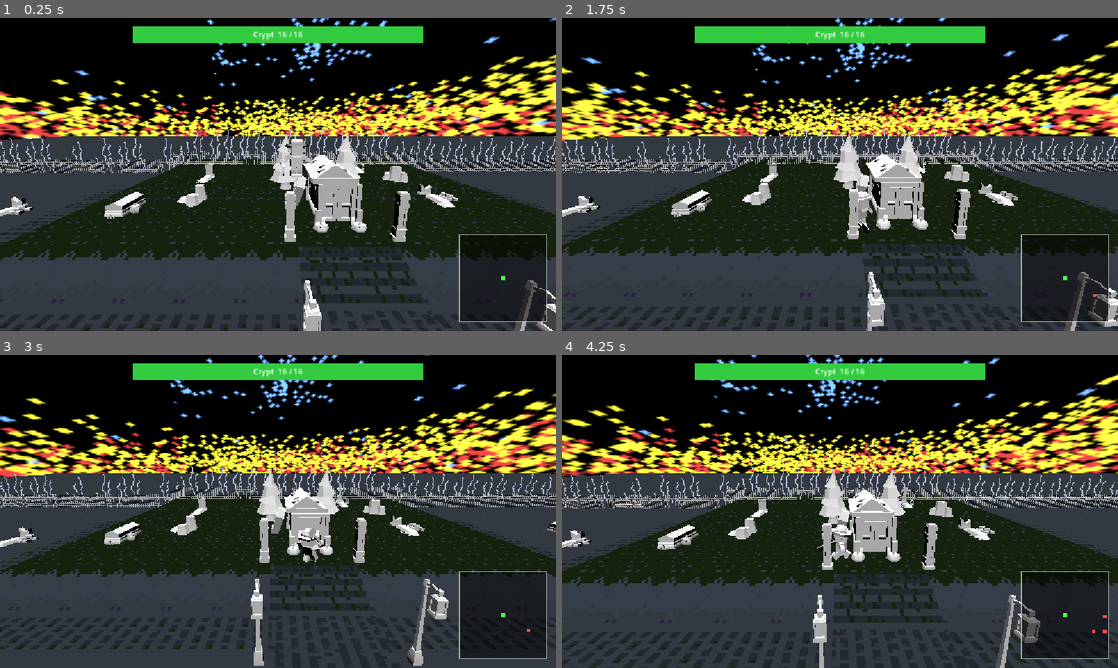
Above: before the commit, frames 1-4 (two rows, left to right).
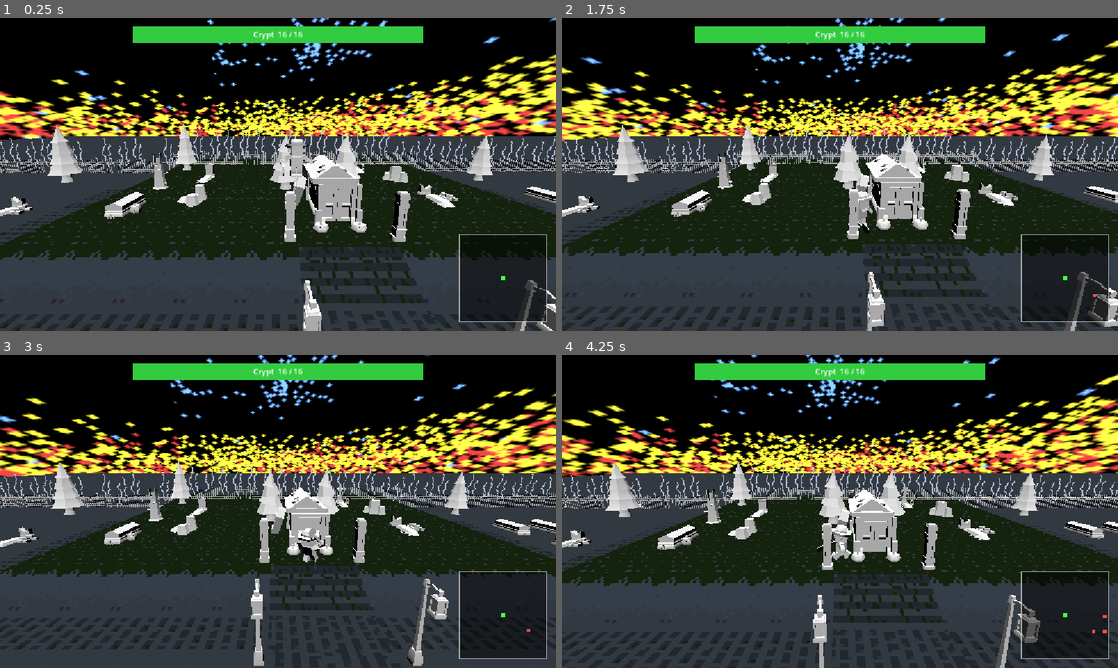
Above: after the commit, the same moments.

Repository: Hammster/GameJam-Oct-2026
Game: Godot game, scene res://Game.tscn
Same seed, same stepped clock (60 frames per second), same inputs: the game is played once before the commit and once after it.
Inputs:
- Up to frame 1 (0.25 s): no input
- Up to frame 2 (1.75 s): hold D (move_right) 0.53-1.28 s; tap Space (attack) at 0.6, 1.35 s; hold S (move_back) from 1.28 s (still down)
- Up to frame 3 (3 s): release S (move_back) at 2.03 s; hold D (move_right) 2.03-2.78 s; tap Space (attack) at 2.1, 2.85 s; hold W (move_forward) from 2.78 s (still down)
- Up to frame 4 (4.25 s): release W (move_forward) at 3.53 s; hold A (move_left) from 3.53 s (still down); tap Space (attack) at 3.6 s

The runs differ from the first frame. In frame 1, 1.6% of the frame differs, in the area x 8-100%, y 33-60%; in frame 2, 1.5%; in frame 3, 1.5%; in frame 4, 1.6%, in the area x 7-100%, y 34-59%.

Commit message:
more graves and more trees

Diff:
--- a/Graveyard.tscn
+++ b/Graveyard.tscn
@@ -17,6 +17,7 @@
 [ext_resource type="PackedScene" uid="uid://cj4gka2w226uv" path="res://Assets/trunk.fbx" id="13_os2k2"]
 [ext_resource type="PackedScene" uid="uid://bmfwuso3ke3ld" path="res://Assets/pine-crooked.fbx" id="14_6i5qi"]
 [ext_resource type="PackedScene" uid="uid://ctesasx5pcse4" path="res://Assets/crypt-door.fbx" id="15_6i5qi"]
+[ext_resource type="PackedScene" uid="uid://c66inanxi5w4y" path="res://Assets/trunk-long.fbx" id="16_8nyfr"]
 [ext_resource type="PackedScene" uid="uid://bh4firrnq608o" path="res://Grave_6.tscn" id="17_2elqf"]
 [ext_resource type="PackedScene" uid="uid://dl4se07k1khdk" path="res://Assets/coffin.fbx" id="18_uuyvw"]
 [ext_resource type="PackedScene" uid="uid://dxdl7kk4npxky" path="res://Grave_7.tscn" id="19_s35ek"]
@@ -349,7 +350,7 @@
 transform = Transform3D(1, 0, 0, 0, 1, 0, 0, 0, 1, -10.852982, -4.7683716e-07, -1.8075218)
 
 [node name="Node3D9" parent="AuxScene" unique_id=1777201276 instance=ExtResource("7_ytjh1")]
-transform = Transform3D(1, 0, 0, 0, 1, 0, 0, 0, 1, 4.136343, 0.36261225, 5.3813562)
+transform = Transform3D(1, 0, 0, 0, 1, 0, 0, 0, 1, 4.1166625, 0.36261225, 5.1588116)
 
 [node name="Node3D3" parent="AuxScene" unique_id=2095993291 instance=ExtResource("8_nndg0")]
 transform = Transform3D(1, 0, 0, 0, 1, 0, 0, 0, 1, -12.702072, -4.7683716e-07, 0.46835732)
@@ -364,16 +365,34 @@
 transform = Transform3D(1, 0, 0, 0, 1, 0, 0, 0, 1, 9.363154, 0, 4.851734)
 
 [node name="Node3D26" parent="AuxScene" unique_id=1148438606 instance=ExtResource("8_nndg0")]
-transform = Transform3D(1, 0, 0, 0, 1, 0, 0, 0, 1, 9.363154, 0.56112814, -1.095284)
+transform = Transform3D(1, 0, 0, 0, 1, 0, 0, 0, 1, 9.844576, 0.018393278, -1.2632055)
+
+[node name="Node3D27" parent="AuxScene" unique_id=556740407 instance=ExtResource("8_nndg0")]
+transform = Transform3D(1, 0, 0, 0, 1, 0, 0, 0, 1, 11.211647, 0.018393278, -1.2926474)
+
+[node name="Node3D28" parent="AuxScene" unique_id=990200939 instance=ExtResource("8_nndg0")]
+transform = Transform3D(1, 0, 0, 0, 1, 0, 0, 0, 1, 12.767052, 0.018392801, -1.3042326)
+
+[node name="Node3D29" parent="AuxScene" unique_id=1094584862 instance=ExtResource("8_nndg0")]
+transform = Transform3D(1, 0, 0, 0, 1, 0, 0, 0, 1, 14.229811, 0.018392801, -1.334425)
+
+[node name="Node3D30" parent="AuxScene" unique_id=1721150270 instance=ExtResource("8_nndg0")]
+transform = Transform3D(1, 0, 0, 0, 1, 0, 0, 0, 1, 14.252953, 0.018392324, -3.380352)
+
+[node name="Node3D31" parent="AuxScene" unique_id=872342368 instance=ExtResource("8_nndg0")]
+transform = Transform3D(1, 0, 0, 0, 1, 0, 0, 0, 1, 12.730097, 0.018392801, -3.4396353)
+
+[node name="Node3D32" parent="AuxScene" unique_id=1754537072 instance=ExtResource("8_nndg0")]
+transform = Transform3D(1, 0, 0, 0, 1, 0, 0, 0, 1, 11.25878, 0.018393755, -3.4050827)
+
+[node name="Node3D33" parent="AuxScene" unique_id=1261382419 instance=ExtResource("8_nndg0")]
+transform = Transform3D(1, 0, 0, 0, 1, 0, 0, 0, 1, 9.78116, 0.018393278, -3.465005)
 
 [node name="Node3D22" parent="AuxScene" unique_id=990909177 instance=ExtResource("8_nndg0")]
 transform = Transform3D(1, 0, 0, 0, 1, 0, 0, 0, 1, 10.676063, 0, 4.851734)
 
-[node name="Node3D25" parent="AuxScene" unique_id=2109422293 instance=ExtResource("8_nndg0")]
-transform = Transform3D(1, 0, 0, 0, 1, 0, 0, 0, 1, 16.981333, 0, 4.851734)
-
 [node name="Node3D20" parent="AuxScene" unique_id=1250755621 instance=ExtResource("8_nndg0")]
-transform = Transform3D(1, 0, 0, 0, 1, 0, 0, 0, 1, 9.871713, -4.7683716e-07, 0.5649471)
+transform = Transform3D(1, 0, 0, 0, 1, 0, 0, 0, 1, 9.874286, -4.7683716e-07, 0.66259336)
 
 [node name="Node3D21" parent="AuxScene" unique_id=724029171 instance=ExtResource("8_nndg0")]
 transform = Transform3D(1, 0, 0, 0, 1, 0, 0, 0, 1, -4.7057867, 0.502686, -1.1627207)
@@ -423,6 +442,24 @@
 [node name="pine-crooked" parent="AuxScene" unique_id=1656551568 instance=ExtResource("14_6i5qi")]
 transform = Transform3D(1, 0, 0, 0, 1, 0, 0, 0, 1, -12.048329, 0.002711773, -0.9269997)
 
+[node name="pine-crooked4" parent="AuxScene" unique_id=2102082062 instance=ExtResource("14_6i5qi")]
+transform = Transform3D(1, 0, 0, 0, 1, 0, 0, 0, 1, -18.068031, 0.0027122498, -6.474735)
+
+[node name="pine-crooked5" parent="AuxScene" unique_id=671615912 instance=ExtResource("14_6i5qi")]
+transform = Transform3D(1, 0, 0, 0, 1, 0, 0, 0, 1, -18.52391, 0.0027122498, -5.0261474)
+
+[node name="pine-crooked6" parent="AuxScene" unique_id=1469629756 instance=ExtResource("14_6i5qi")]
+transform = Transform3D(1, 0, 0, 0, 1, 0, 0, 0, 1, -17.903393, 0.0027122498, -3.271953)
+
+[node name="pine-crooked7" parent="AuxScene" unique_id=841040293 instance=ExtResource("14_6i5qi")]
+transform = Transform3D(1, 0, 0, 0, 1, 0, 0, 0, 1, -18.59948, 0.0027122498, -2.2903867)
+
+[node name="pine-crooked8" parent="AuxScene" unique_id=2002021330 instance=ExtResource("14_6i5qi")]
+transform = Transform3D(1, 0, 0, 0, 1, 0, 0, 0, 1, -17.76771, 0.0027122498, -0.5663209)
+
+[node name="pine-crooked9" parent="AuxScene" unique_id=65472175 instance=ExtResource("14_6i5qi")]
+transform = Transform3D(1, 0, 0, 0, 1, 0, 0, 0, 1, -17.895096, 0.0027127266, 3.9648647)
+
 [node name="pine-crooked2" parent="AuxScene" unique_id=2015992184 instance=ExtResource("14_6i5qi")]
 transform = Transform3D(1, 0, 0, 0, 1, 0, 0, 0, 1, -0.13155365, 0.49981737, -3.1506557)
 
@@ -434,6 +471,9 @@
 
 [node name="crypt-door2" parent="AuxScene" unique_id=260360350 instance=ExtResource("15_6i5qi")]
 transform = Transform3D(0.017174428, 0, -0.99985254, 0, 1, 0, 0.99985254, 0, 0.017174428, -17.141666, 0.06456615, 2.1648216)
+
+[node name="trunk-long" parent="AuxScene" unique_id=1839593220 instance=ExtResource("16_8nyfr")]
+transform = Transform3D(1, 0, 0, 0, 1, 0, 0, 0, 1, -4.8112144, 0.50012684, -3.265675)
 
 [node name="StaticBody3D" type="StaticBody3D" parent="." unique_id=2125060616]
 
@@ -519,13 +559,13 @@
 transform = Transform3D(1, 0, 0, 0, 1, 0, 0, 0, 1, 11.367279, -0.01853323, 0.9131756)
 
 [node name="Node3D11" parent="." unique_id=789575574 instance=ExtResource("7_ytjh1")]
-transform = Transform3D(1, 0, 0, 0, 1, 0, 0, 0, 1, 13.10391, -0.01853323, 0.86496544)
+transform = Transform3D(1, 0, 0, 0, 1, 0, 0, 0, 1, 12.816307, -0.01853323, 0.91064453)
 
 [node name="Node3D12" parent="." unique_id=1705356204 instance=ExtResource("23_jq2o4")]
 transform = Transform3D(1, 0, 0, 0, 1, 0, 0, 0, 1, 12.0327425, -0.018534184, 5.079271)
 
 [node name="Node3D13" parent="." unique_id=1830156821 instance=ExtResource("23_jq2o4")]
-transform = Transform3D(1, 0, 0, 0, 1, 0, 0, 0, 1, 14.316747, -0.01853466, 0.8853493)
+transform = Transform3D(1, 0, 0, 0, 1, 0, 0, 0, 1, 14.221662, -0.01853466, 0.9753709)
 
 [node name="pine" parent="." unique_id=1717421000 instance=ExtResource("2_cv3il")]
 transform = Transform3D(1, 0, 0, 0, 1, 0, 0, 0, 1, 8.783262, -0.01853466, 3.676949)
@@ -533,5 +573,68 @@
 [node name="pine3" parent="." unique_id=1979941931 instance=ExtResource("2_cv3il")]
 transform = Transform3D(1, 0, 0, 0, 1, 0, 0, 0, 1, 15.355362, -0.01853466, 1.3065696)
 
+[node name="pine6" parent="." unique_id=827842708 instance=ExtResource("2_cv3il")]
+transform = Transform3D(1, 0, 0, 0, 1, 0, 0, 0, 1, 9.766755, -0.01853466, -6.366943)
+
+[node name="pine7" parent="." unique_id=1316220060 instance=ExtResource("2_cv3il")]
+transform = Transform3D(1, 0, 0, 0, 1, 0, 0, 0, 1, 19.165451, -0.01853466, -7.1009917)
+
+[node name="pine8" parent="." unique_id=2100369202 instance=ExtResource("2_cv3il")]
+transform = Transform3D(1, 0, 0, 0, 1, 0, 0, 0, 1, 19.559774, -0.01853466, -6.002538)
+
+[node name="pine9" parent="." unique_id=616706179 instance=ExtResource("2_cv3il")]
+transform = Transform3D(1, 0, 0, 0, 1, 0, 0, 0, 1, 19.095394, -0.01853466, -5.0753856)
+
+[node name="pine10" parent="." unique_id=2082616719 instance=ExtResource("2_cv3il")]
+transform = Transform3D(1, 0, 0, 0, 1, 0, 0, 0, 1, 19.690142, -0.01853466, -4.169925)
+
+[node name="pine11" parent="." unique_id=367177172 instance=ExtResource("2_cv3il")]
+transform = Transform3D(1, 0, 0, 0, 1, 0, 0, 0, 1, 19.068308, -0.01853466, -3.1346183)
+
+[node name="pine12" parent="." unique_id=36031809 instance=ExtResource("2_cv3il")]
+transform = Transform3D(1, 0, 0, 0, 1, 0, 0, 0, 1, 19.782993, -0.01853466, -2.4649777)
+
+[node name="pine13" parent="." unique_id=144980819 instance=ExtResource("2_cv3il")]
+transform = Transform3D(1, 0, 0, 0, 1, 0, 0, 0, 1, 19.82788, -0.01853466, -0.9816537)
+
+[node name="pine14" parent="." unique_id=662794273 instance=ExtResource("2_cv3il")]
+transform = Transform3D(1, 0, 0, 0, 1, 0, 0, 0, 1, 19.206047, -0.01853466, 0.05365324)
+
+[node name="pine15" parent="." unique_id=838912611 instance=ExtResource("2_cv3il")]
+transform = Transform3D(1, 0, 0, 0, 1, 0, 0, 0, 1, 19.920732, -0.01853466, 0.7232938)
+
+[node name="pine16" parent="." unique_id=1453799848 instance=ExtResource("2_cv3il")]
+transform = Transform3D(1, 0, 0, 0, 1, 0, 0, 0, 1, 19.156546, -0.01853466, 1.8322597)
+
+[node name="pine18" parent="." unique_id=1016530428 instance=ExtResource("2_cv3il")]
+transform = Transform3D(1, 0, 0, 0, 1, 0, 0, 0, 1, 19.628405, -0.01853466, 2.7680144)
+
+[node name="pine19" parent="." unique_id=2029117126 instance=ExtResource("2_cv3il")]
+transform = Transform3D(1, 0, 0, 0, 1, 0, 0, 0, 1, 19.108982, -0.01853466, 3.9267688)
+
+[node name="pine20" parent="." unique_id=1227476564 instance=ExtResource("2_cv3il")]
+transform = Transform3D(1, 0, 0, 0, 1, 0, 0, 0, 1, 19.754128, -0.01853466, 4.753945)
+
+[node name="pine21" parent="." unique_id=1976402393 instance=ExtResource("2_cv3il")]
+transform = Transform3D(1, 0, 0, 0, 1, 0, 0, 0, 1, 19.101017, -0.01853466, 5.6435475)
+
+[node name="pine22" parent="." unique_id=104530188 instance=ExtResource("2_cv3il")]
+transform = Transform3D(1, 0, 0, 0, 1, 0, 0, 0, 1, 19.709192, -0.01853466, 6.4520464)
+
+[node name="pine17" parent="." unique_id=1875122048 instance=ExtResource("2_cv3il")]
+transform = Transform3D(1, 0, 0, 0, 1, 0, 0, 0, 1, 19.005547, -0.01853466, -1.5046325)
+
 [node name="pine2" parent="." unique_id=1489708092 instance=ExtResource("2_cv3il")]
 transform = Transform3D(1, 0, 0, 0, 1, 0, 0, 0, 1, -3.3275437, -0.018534184, 6.3077145)
+
+[node name="pine4" parent="." unique_id=2110507745 instance=ExtResource("2_cv3il")]
+transform = Transform3D(1, 0, 0, 0, 1, 0, 0, 0, 1, -5.1309686, 0.48155212, -6.703865)
+
+[node name="pine5" parent="." unique_id=144321704 instance=ExtResource("2_cv3il")]
+transform = Transform3D(1, 0, 0, 0, 1, 0, 0, 0, 1, -9.097609, 0.48155212, -4.142048)
+
+[node name="Node3D15" parent="." unique_id=953610191 instance=ExtResource("8_nndg0")]
+transform = Transform3D(1, 0, 0, 0, 1, 0, 0, 0, 1, -12.99922, -0.01853466, -4.0526085)
+
+[node name="Node3D16" parent="." unique_id=146847571 instance=ExtResource("8_nndg0")]
+transform = Transform3D(1, 0, 0, 0, 1, 0, 0, 0, 1, -15.014292, -0.01853466, -4.1866426)
